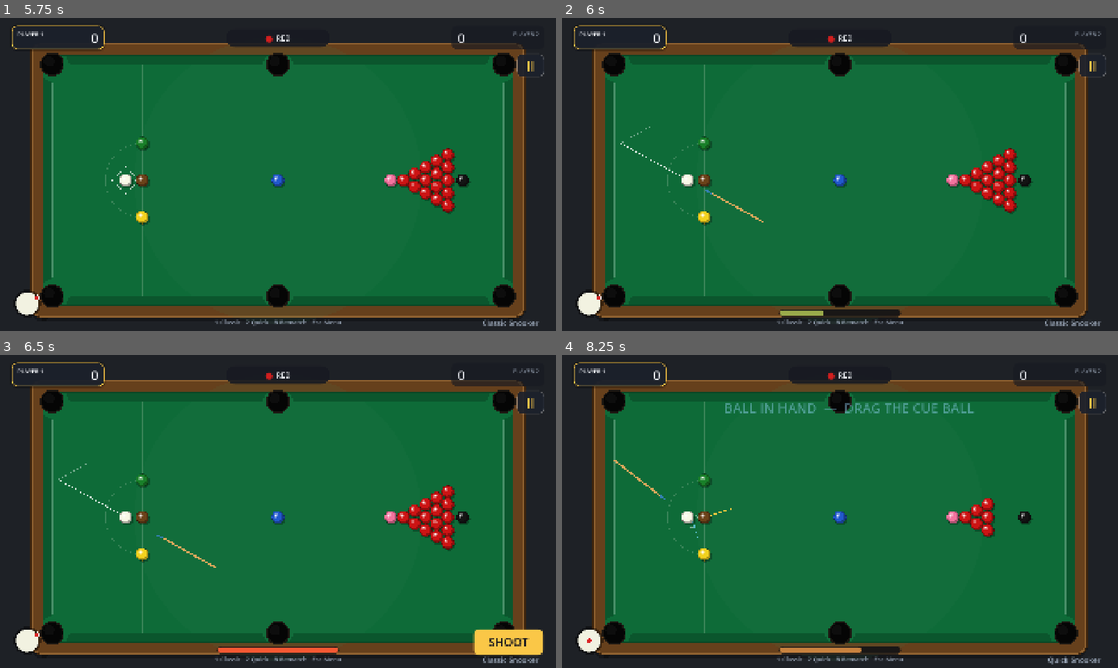
Above: before the commit, frames 1-4 (two rows, left to right).
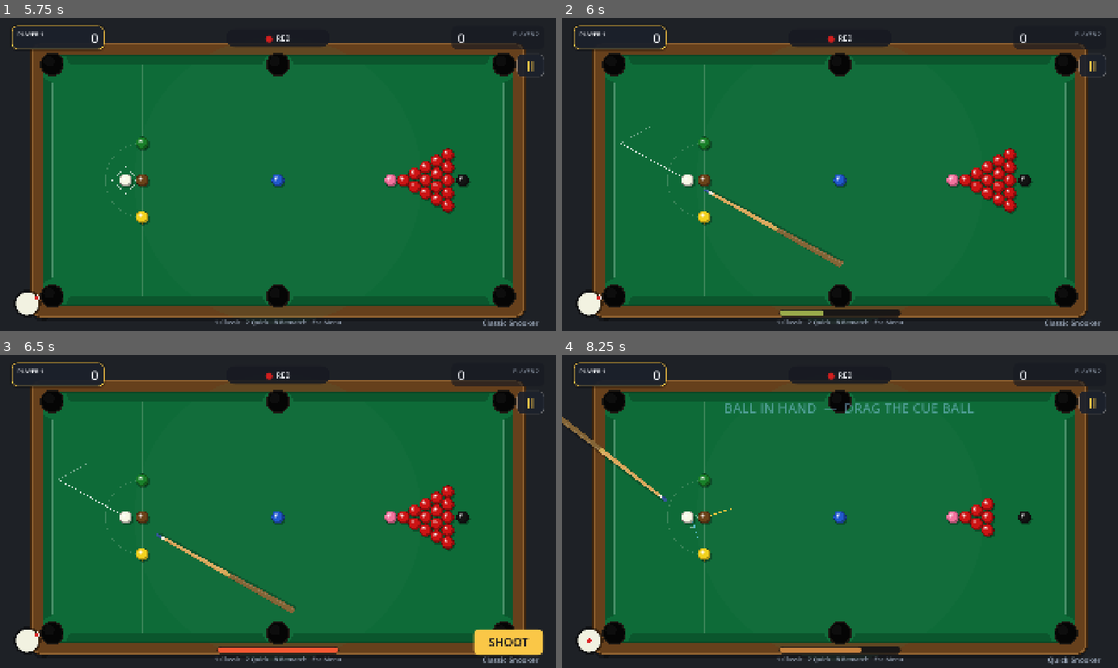
Above: after the commit, the same moments.

Repository: SaadiDK-003/pocket_duel
Game: Godot game, scene res://scenes/snooker/snooker_game.tscn
Two runs of this game, one before a commit and one after it. Both use one fixed random seed, a clock stepped at 60 frames per second and the inputs below. This scene is started directly instead of the project's main scene.
Inputs (mouse positions are in pixels of both pictures, inside the frame that each line leads up to):
- Up to frame 1 (5.75 s): click "II" at 0.5 s; click "Restart" at 1.25 s; click "II" at 2 s; click "Restart" at 2.75 s; click "II" at 3.5 s; click "Restart" at 4.25 s; tap Enter at 5 s; drag from (27, 302) to (333, 105) at 5.02 s
- Up to frame 2 (6 s): drag from (728, 190) to (812, 237) at 5.77 s
- Up to frame 3 (6.5 s): no input
- Up to frame 4 (8.25 s): click "SHOOT" at 6.5 s; move the mouse to (895, 442) at 7.27 s; tap 2 at 7.35 s; click (895, 442) at 7.42 s; drag from (812, 574) to (673, 464) at 8.02 s

Frame 1 is identical in both runs. In frame 2, 0.4% of the frame differs, in the area x 25-51%, y 54-80%; in frame 3, 0.4%, in the area x 28-53%, y 56-83%; in frame 4, 0.3%.

Commit message:
Redesign the cue stick — realistic tapered cue
- Replace the two flat 6px lines with a proper tapered snooker cue: blue
  leather tip, cream ferrule, wood shaft (selected cue skin), brass joint
  band, and a darker butt, with a drop shadow and top highlight
- All dimensions scale with the ball radius (length ~25x, clamped) so the
  cue is substantial and stays in proportion on any screen

Co-Authored-By: Claude Opus 4.8 <noreply@anthropic.com>

Diff:
--- a/scripts/snooker/cue.gd
+++ b/scripts/snooker/cue.gd
@@ -234,13 +234,57 @@
 		]), col)
 
 
+## A realistic tapered snooker cue behind the ball, pulled back with power.
+## Built from stacked tapered quads: leather tip, ferrule, wood shaft, a brass
+## joint band, and a darker butt — plus a drop shadow and a top highlight. All
+## dimensions scale with the ball so the cue stays in proportion on any screen.
 func _draw_cue_stick(origin: Vector2, dir: Vector2, power: float) -> void:
-	# Cue stick behind the ball, pulled back proportional to power.
-	var pull_back: float = cue_ball.radius + 14.0 + power * 90.0
-	var tip: Vector2 = origin - dir * pull_back
-	var butt: Vector2 = tip - dir * 230.0
-	draw_line(tip, butt, GameState.cue_color(), 6.0)            # selected cue skin
-	draw_line(tip, tip - dir * 26.0, Color(0.2, 0.5, 0.7), 6.0)  # blue ferrule
+	var r: float = cue_ball.radius
+	var gap: float = r + 14.0 + power * 90.0
+	var along: Vector2 = -dir                       # tip -> butt
+	var perp: Vector2 = Vector2(-dir.y, dir.x)
+
+	var total: float = clampf(r * 25.0, 400.0, 640.0)
+	var tip_pt: Vector2 = origin - dir * gap        # striking end, near the ball
+	var butt_pt: Vector2 = tip_pt + along * total
+
+	var wood: Color = GameState.cue_color()
+	var butt_col: Color = wood.darkened(0.40)
+	var h_tip: float = maxf(r * 0.22, 3.2)          # half-width at the tip
+	var h_butt: float = maxf(r * 0.50, 8.0)         # half-width at the butt
+
+	# Stations along the length (fractions from the tip).
+	var f_ferrule: float = 16.0 / total
+	var f_shaft: float = 30.0 / total
+	var f_joint: float = 0.52
+	var h_at := func(f: float) -> float: return lerpf(h_tip, h_butt, f)
+
+	var p := func(f: float) -> Vector2: return tip_pt + along * (total * f)
+
+	# 1) Drop shadow beneath the cue.
+	var sh := perp * (h_butt * 0.6) + along * 2.0
+	draw_colored_polygon(_taper(tip_pt + sh, butt_pt + sh, h_tip, h_butt, perp), Color(0, 0, 0, 0.22))
+
+	# 2) Darker butt (grip end) from the joint back.
+	draw_colored_polygon(_taper(p.call(f_joint), butt_pt, h_at.call(f_joint), h_butt, perp), butt_col)
+	# 3) Wood shaft from just past the ferrule to the joint.
+	draw_colored_polygon(_taper(p.call(f_shaft), p.call(f_joint), h_at.call(f_shaft), h_at.call(f_joint), perp), wood)
+	# 4) Cream ferrule.
+	draw_colored_polygon(_taper(p.call(f_ferrule), p.call(f_shaft), h_at.call(f_ferrule), h_at.call(f_shaft), perp), Color(0.93, 0.92, 0.86))
+	# 5) Blue leather tip, rounded at the striking end.
+	draw_colored_polygon(_taper(tip_pt, p.call(f_ferrule), h_tip, h_at.call(f_ferrule), perp), Color(0.20, 0.34, 0.60))
+	draw_circle(tip_pt, h_tip, Color(0.20, 0.34, 0.60))
+	# 6) Brass joint band.
+	draw_colored_polygon(_taper(p.call(f_joint - 0.02), p.call(f_joint + 0.01), h_at.call(f_joint - 0.02), h_at.call(f_joint + 0.01), perp), Color(0.82, 0.67, 0.33))
+
+	# 7) Polish: a soft highlight down the top edge, a dark line down the bottom.
+	draw_line(tip_pt + perp * (h_tip * 0.45), butt_pt + perp * (h_butt * 0.45), Color(1, 1, 1, 0.16), 2.0)
+	draw_line(tip_pt - perp * h_tip, butt_pt - perp * h_butt, Color(0, 0, 0, 0.22), 1.5)
+
+
+## A tapered quad from s (half-width hs) to e (half-width he) about `perp`.
+func _taper(s: Vector2, e: Vector2, hs: float, he: float, perp: Vector2) -> PackedVector2Array:
+	return PackedVector2Array([s + perp * hs, e + perp * he, e - perp * he, s - perp * hs])
 
 
 
